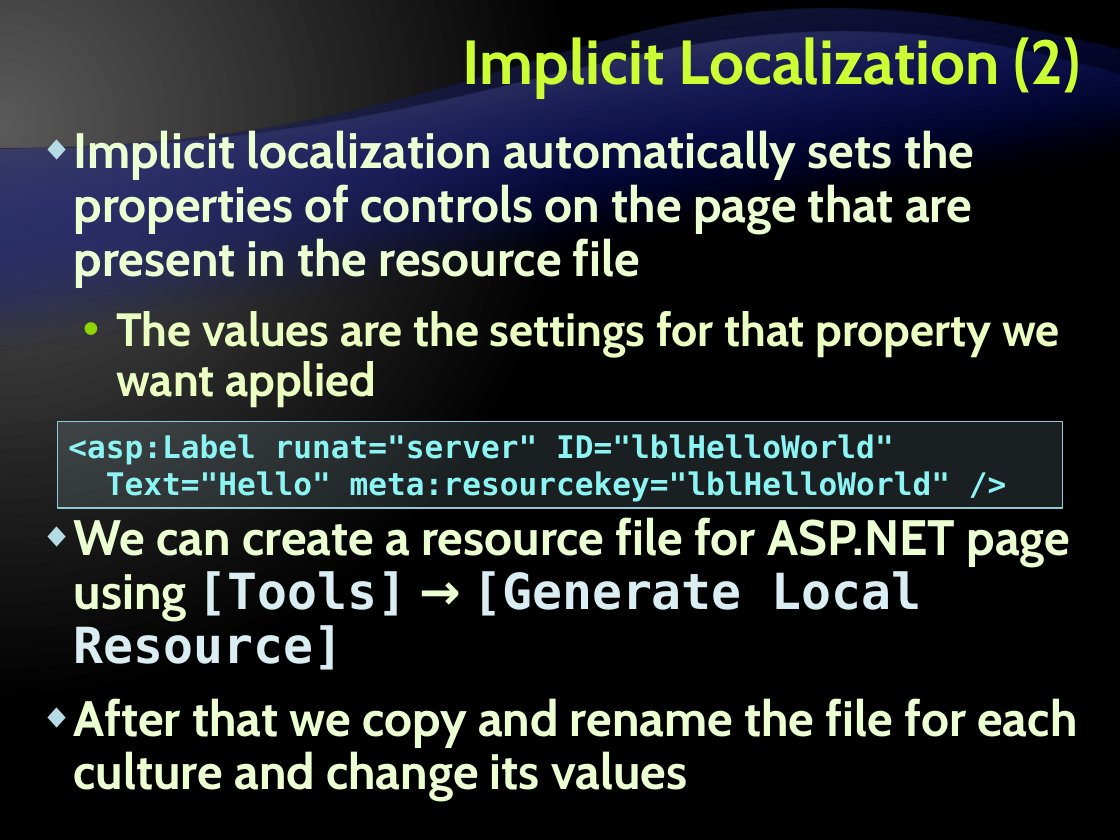
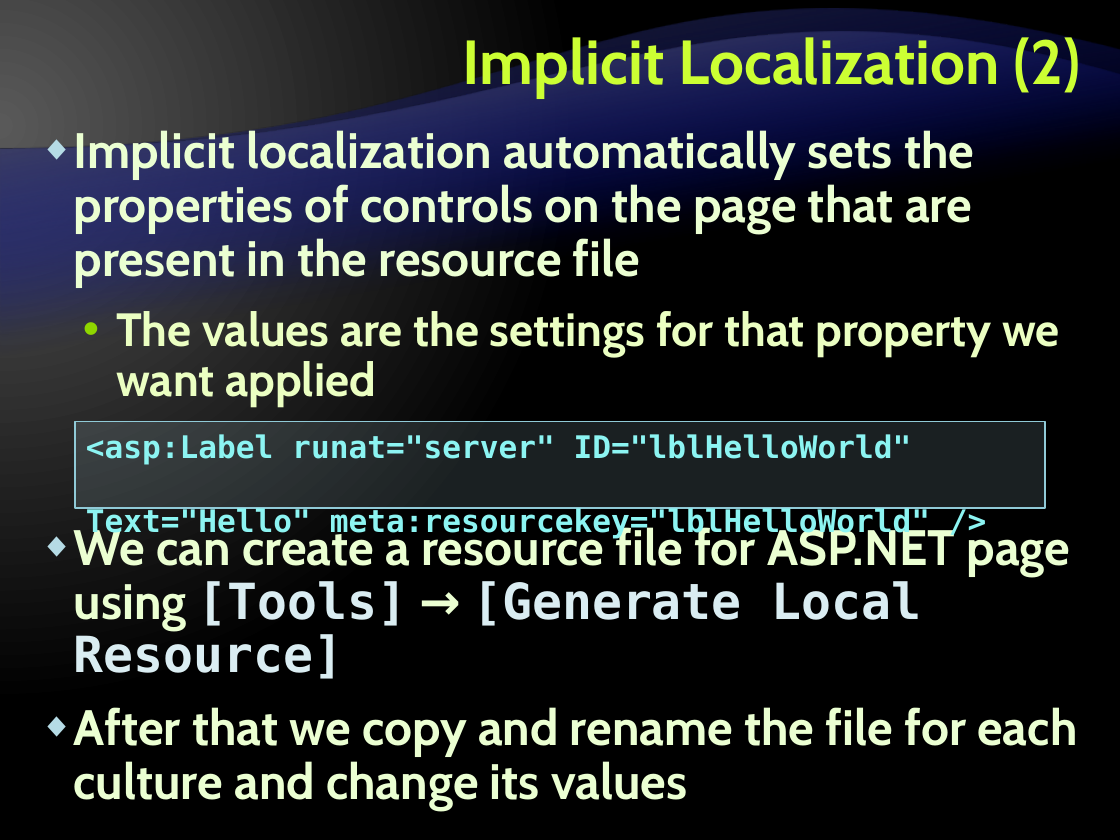
Before and after one commit to Graveheart/aspnetcourse, a slide deck: slide 40 of 2010/lectures/11. User-Controls-and-Master-Pages.pptx. Drawn at 1120x840 pixels with LibreOffice and Linux fonts; fonts in the diff are those of the drawing; background and template pictures are left out. Boxes give left, top, right and bottom in pixels: in the first picture for what was removed or moved away, otherwise in the second. Text is boxed around its words. In the diff, an @@ line names an element or a change of style, - is before the commit and + after.

```diff
--- a/2010/lectures/11. User-Controls-and-Master-Pages.pptx
+++ b/2010/lectures/11. User-Controls-and-Master-Pages.pptx
@@ rectangle "<asp:Label runat="server" ID="lblHelloWorld"": place and size @@
-rectangle "<asp:Label runat="server" ID="lblHelloWorld"" at box(57, 421, 1063, 507)
+rectangle "<asp:Label runat="server" ID="lblHelloWorld"" at box(75, 421, 1045, 507)
@@ text at box(74, 523, 1071, 679): more space between paragraphs @@
```
Also in this commit, not shown: 4 other slides changed, 1 other file.
